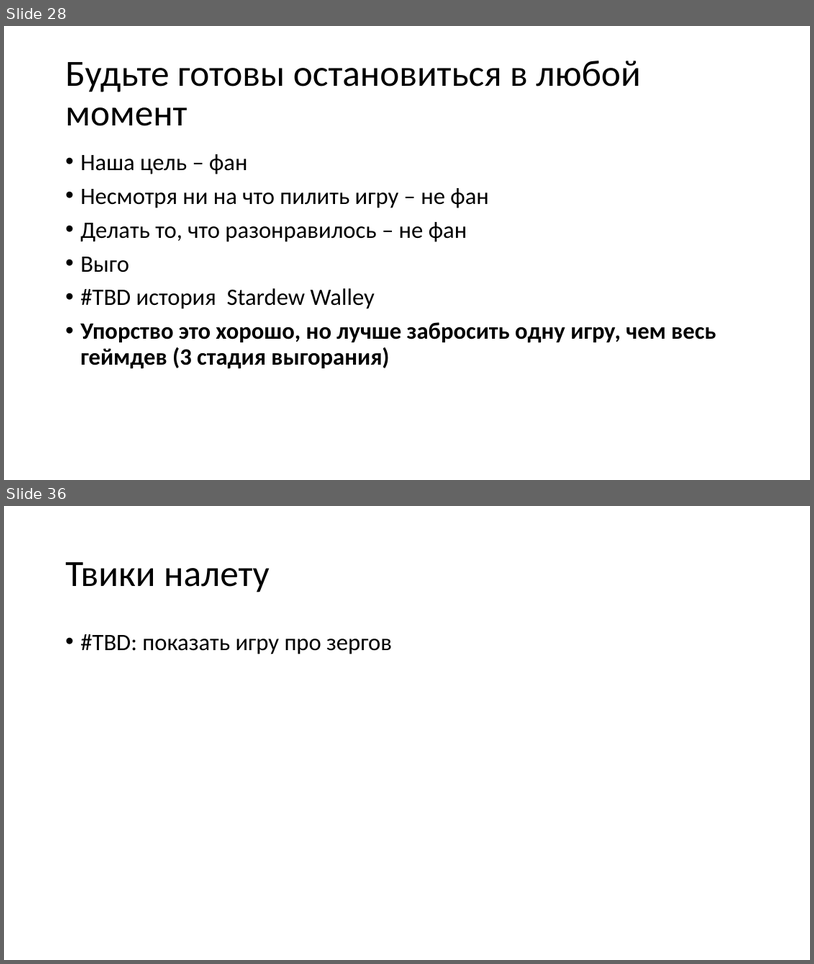
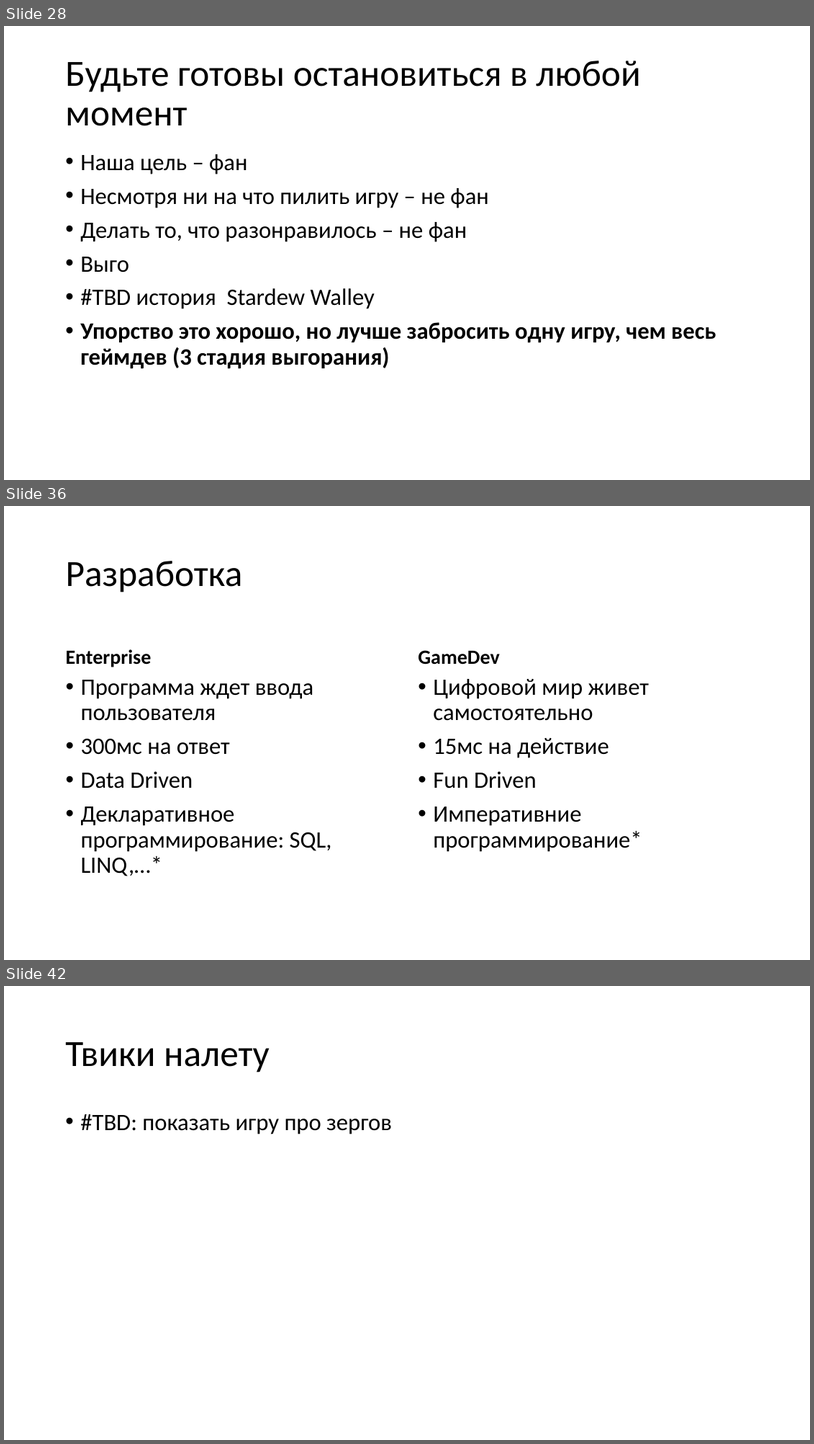
Before and after one commit to kugushev/presentations, a slide deck: 2020_GameDev-As-Hobby/Presentation.pptx. Shown one above the other, each under a label of ours: slides 28 and 36 before the commit, slides 28, 36 and 42 after it; the slides between them are not shown. The pictures are 814x964 and 814x1444 pixels, drawn with LibreOffice and Linux fonts; fonts in the diff are those of the drawing. Boxes give left, top, right and bottom in pixels: in the first picture for what was removed or moved away, otherwise in the second. Text is boxed around its words. In the diff, an @@ line names an element or a change of style, - is before the commit and + after.

```diff
--- a/2020_GameDev-As-Hobby/Presentation.pptx
+++ b/2020_GameDev-As-Hobby/Presentation.pptx
@@ slide 36 added at box(4, 506, 810, 960), background #FFFFFF @@
@@ title added at box(66, 561, 243, 592), 44 pt, text #000000 @@
+Разработка
@@ text added at box(66, 649, 152, 667), 24 pt, text #000000, bold @@
+Enterprise
@@ text added at box(418, 650, 499, 664), 24 pt, text #000000, bold @@
+GameDev
@@ text added at box(81, 680, 332, 876), 28 pt, text #000000 @@
+• Программа ждет ввода пользователя
+• 300мс на ответ
+• Data Driven
+• Декларативное программирование: SQL, LINQ,…*
@@ text added at box(433, 679, 649, 852), 28 pt, text #000000 @@
+• Цифровой мир живет самостоятельно
+• 15мс на действие
+• Fun Driven
+• Императивние программирование*
@@ what was slide 36 is now slide 42 @@
```
Also in this commit, not shown: 2 slides changed, 10 other slides added, 5 slides removed.
